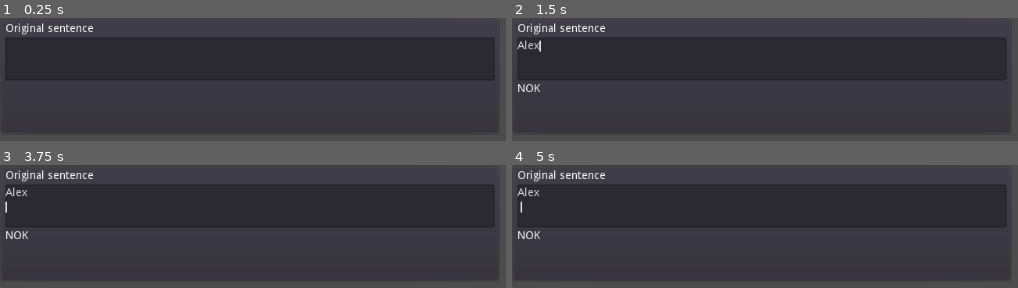
Above: before the commit, frames 1-4 (two rows, left to right).
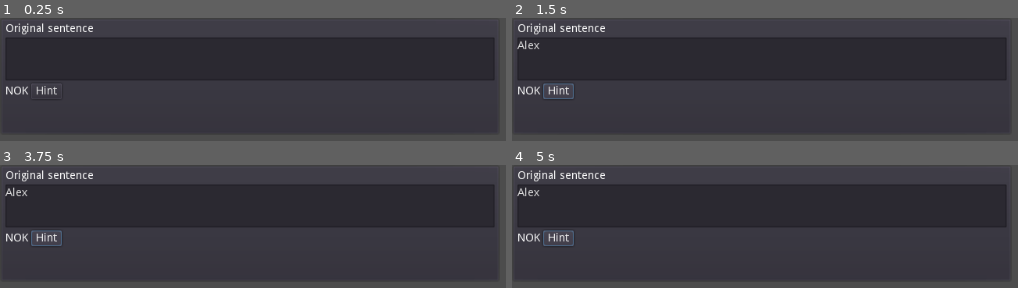
Above: after the commit, the same moments.

Repository: carllacan/langback
Game: Godot game, scene res://scenes/SentenceBox.tscn
Same seed, same stepped clock (60 frames per second), same inputs: the game is played once before the commit and once after it. This scene is started directly instead of the project's main scene.
Inputs (mouse positions are in pixels of both pictures, inside the frame that each line leads up to):
- Up to frame 1 (0.25 s): no input
- Up to frame 2 (1.5 s): click (759, 58) at 0.52 s; type "Alex" at 0.6 s; click (557, 91) at 1.25 s, where only the run after the commit has a clickable "Hint"
- Up to frame 3 (3.75 s): click (45, 238) at 2 s, where only the run after the commit has a clickable "Hint"; click (45, 238) at 2.75 s, where only the run after the commit has a clickable "Hint"; tap Enter at 3.5 s
- Up to frame 4 (5 s): tap Space at 4.25 s

The runs differ from the first frame. In frame 1, 0.4% of the frame differs, in the area x 1-12%, y 55-63%; in frame 2, 0.6%, in the area x 1-13%, y 17-66%; in frame 3, 0.6%; in frame 4, 0.6%.
Error after the commit: Invalid get index '0' (on base: 'String'). (res://scripts/SentenceBox.gd:59)

Commit message:
Implemented hint button

Diff:
--- a/scenes/SentenceBox.tscn
+++ b/scenes/SentenceBox.tscn
@@ -17,7 +17,7 @@
 margin_left = 7.0
 margin_top = 7.0
 margin_right = 633.0
-margin_bottom = 98.0
+margin_bottom = 104.0
 size_flags_vertical = 0
 
 [node name="OriginalSentence" type="Label" parent="VBoxContainer"]
@@ -33,8 +33,23 @@
 rect_min_size = Vector2( 0, 55 )
 wrap_enabled = true
 
-[node name="Indicator" type="Label" parent="VBoxContainer"]
+[node name="HBoxContainer" type="HBoxContainer" parent="VBoxContainer"]
 margin_top = 77.0
 margin_right = 626.0
-margin_bottom = 91.0
+margin_bottom = 97.0
+
+[node name="Indicator" type="Label" parent="VBoxContainer/HBoxContainer"]
+margin_top = 3.0
+margin_right = 29.0
+margin_bottom = 17.0
+text = "NOK"
+
+[node name="HintButton" type="Button" parent="VBoxContainer/HBoxContainer"]
+margin_left = 33.0
+margin_right = 72.0
+margin_bottom = 20.0
+size_flags_horizontal = 0
+text = "Hint"
 [connection signal="text_changed" from="VBoxContainer/UserTranslation" to="." method="_on_text_changed"]
+[connection signal="pressed" from="VBoxContainer/HBoxContainer/HintButton" to="." method="_on_Button_pressed"]
+[connection signal="pressed" from="VBoxContainer/HBoxContainer/HintButton" to="." method="_on_HintButton_pressed"]
--- a/scripts/SentenceBox.gd
+++ b/scripts/SentenceBox.gd
@@ -4,6 +4,7 @@
 
 onready var original_label = find_node("OriginalSentence")
 onready var translation_box = find_node("UserTranslation")
+onready var hintbutton = find_node("HintButton")
 
 var original = ""
 var translation = ""
@@ -15,7 +16,7 @@
 	original = _original
 	translation = _translation
 	original_label.text = translation
-	translation_box.rect_min_size.y = original_label.rect_size.y+5
+	translation_box.rect_size.y = original_label.rect_size.y
 
 	if done:
 		translation_box.text = original
@@ -25,6 +26,7 @@
 	var user_translation = translation_box.text
 	if user_translation == "":
 		find_node("Indicator").text = ""
+
 	elif user_translation == original:
 		on_completion()
 	else:
@@ -36,6 +38,7 @@
 func on_completion():
 		find_node("Indicator").text = "Done!"
 		translation_box.readonly = true
+		hintbutton.disabled = true
 		done = true
 		emit_signal("done")
 		if next_sentence_box != null:
@@ -47,3 +50,12 @@
 func set_focus_next(_next_sentence_box):
 	next_sentence_box = _next_sentence_box
 	translation_box.set_focus_next(next_sentence_box.get_path())
+
+
+func _on_HintButton_pressed():
+#	var user_translation = translation_box.text
+	var correct = 0
+	for c in translation_box.text:
+		if c == original[correct]:
+			correct += 1
+	translation_box.text = original.substr(0, correct+1)
